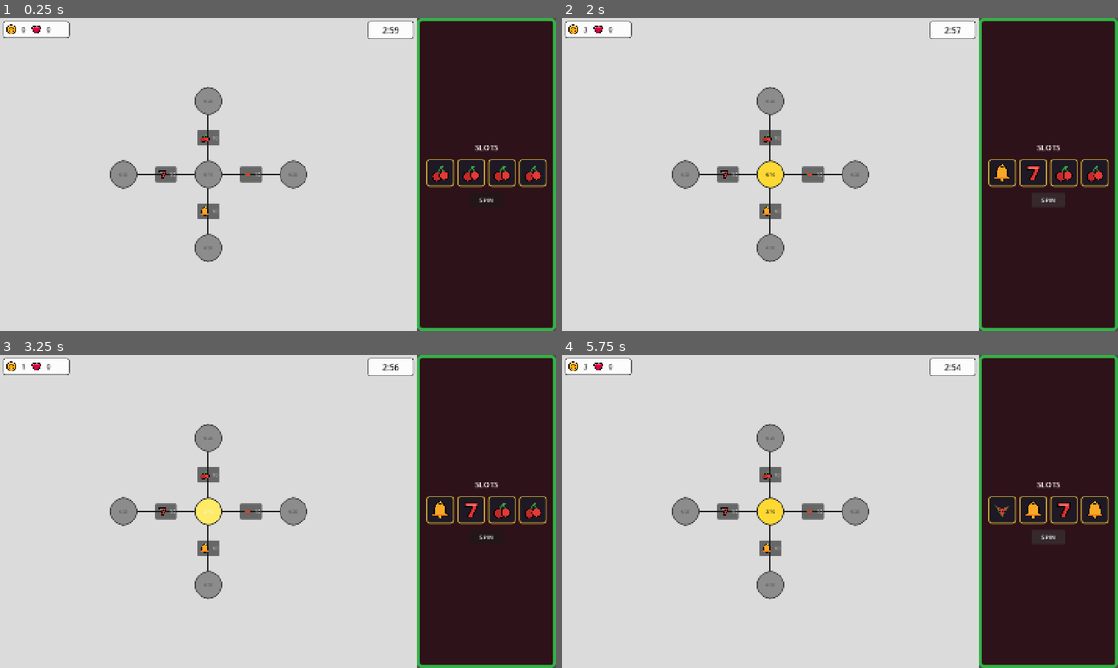
Above: before the commit, frames 1-4 (two rows, left to right).
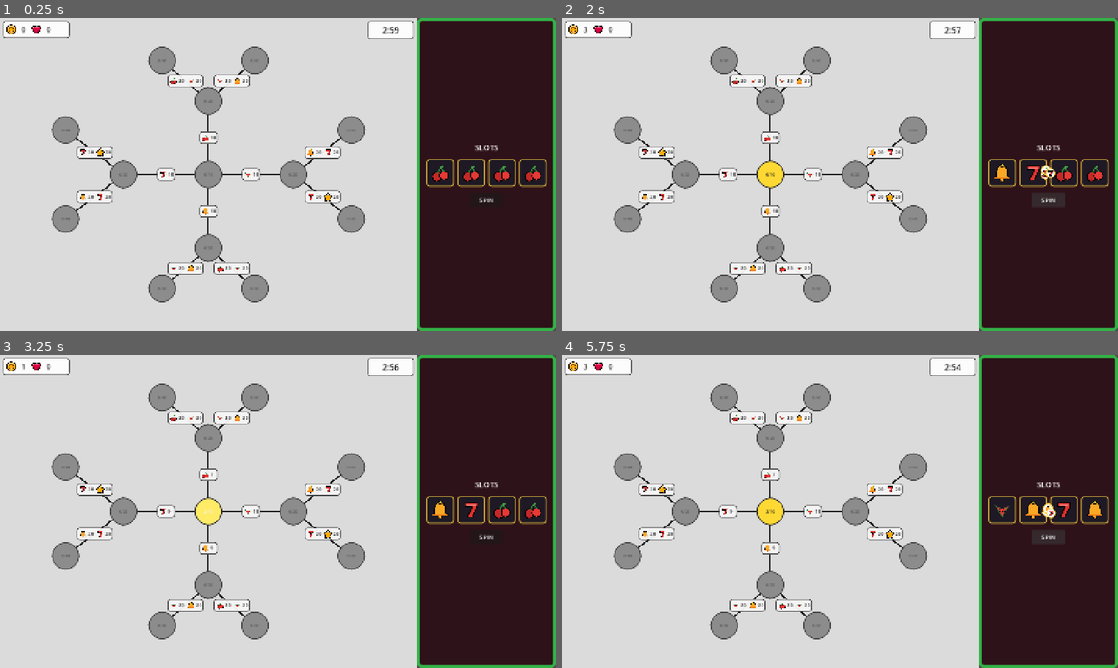
Above: after the commit, the same moments.

Repository: SorenKronborg/CasinoSlots
Game: Godot game, scene res://scenes/game/game.tscn
The game is run twice, just before and just after one commit, with the same random seed, the same clock (stepped at 60 frames per second) and the same inputs.
Inputs:
- Up to frame 1 (0.25 s): no input
- Up to frame 2 (2 s): click "SPIN" at 0.5 s
- Up to frame 3 (3.25 s): click "0/10" at 2 s; click "1/10" at 2.75 s
- Up to frame 4 (5.75 s): click "2/10" at 3.5 s; click "SPIN" at 4.25 s

The runs differ from the first frame. In frame 1, 5.6% of the frame differs, in the area x 9-66%, y 9-91%; in frame 2, 5.7%; in frame 3, 5.6%; in frame 4, 5.7%, in the area x 9-89%, y 9-91%.

Commit message:
added features to level 1

Diff:
--- a/resources/levels/level_01.tres
+++ b/resources/levels/level_01.tres
@@ -44,6 +44,70 @@
 is_start = false
 coin_cost = 20
 
+[sub_resource type="Resource" id="NodeNorthWest"]
+script = ExtResource("2_node")
+id = &"north_west"
+position = Vector2(360, 45)
+label = "NW"
+is_start = false
+coin_cost = 40
+
+[sub_resource type="Resource" id="NodeNorthEast"]
+script = ExtResource("2_node")
+id = &"north_east"
+position = Vector2(600, 45)
+label = "NE"
+is_start = false
+coin_cost = 40
+
+[sub_resource type="Resource" id="NodeEastNorth"]
+script = ExtResource("2_node")
+id = &"east_north"
+position = Vector2(850, 225)
+label = "EN"
+is_start = false
+coin_cost = 40
+
+[sub_resource type="Resource" id="NodeEastSouth"]
+script = ExtResource("2_node")
+id = &"east_south"
+position = Vector2(850, 455)
+label = "ES"
+is_start = false
+coin_cost = 40
+
+[sub_resource type="Resource" id="NodeSouthEast"]
+script = ExtResource("2_node")
+id = &"south_east"
+position = Vector2(600, 635)
+label = "SE"
+is_start = false
+coin_cost = 40
+
+[sub_resource type="Resource" id="NodeSouthWest"]
+script = ExtResource("2_node")
+id = &"south_west"
+position = Vector2(360, 635)
+label = "SW"
+is_start = false
+coin_cost = 40
+
+[sub_resource type="Resource" id="NodeWestSouth"]
+script = ExtResource("2_node")
+id = &"west_south"
+position = Vector2(110, 455)
+label = "WS"
+is_start = false
+coin_cost = 40
+
+[sub_resource type="Resource" id="NodeWestNorth"]
+script = ExtResource("2_node")
+id = &"west_north"
+position = Vector2(110, 225)
+label = "WN"
+is_start = false
+coin_cost = 40
+
 [sub_resource type="Resource" id="EdgeNorth"]
 script = ExtResource("3_edge")
 id = &"to_north"
@@ -79,8 +143,96 @@
 locked = true
 lock_symbol = 3
 lock_amount = 10
+
+[sub_resource type="Resource" id="EdgeNorthWest"]
+script = ExtResource("3_edge")
+id = &"north_to_north_west"
+from_id = &"north"
+to_id = &"north_west"
+locked = true
+lock_symbol = 0
+lock_amount = 20
+lock_symbol_2 = 1
+lock_amount_2 = 20
+
+[sub_resource type="Resource" id="EdgeNorthEast"]
+script = ExtResource("3_edge")
+id = &"north_to_north_east"
+from_id = &"north"
+to_id = &"north_east"
+locked = true
+lock_symbol = 1
+lock_amount = 20
+lock_symbol_2 = 2
+lock_amount_2 = 20
+
+[sub_resource type="Resource" id="EdgeEastNorth"]
+script = ExtResource("3_edge")
+id = &"east_to_east_north"
+from_id = &"east"
+to_id = &"east_north"
+locked = true
+lock_symbol = 2
+lock_amount = 20
+lock_symbol_2 = 3
+lock_amount_2 = 20
+
+[sub_resource type="Resource" id="EdgeEastSouth"]
+script = ExtResource("3_edge")
+id = &"east_to_east_south"
+from_id = &"east"
+to_id = &"east_south"
+locked = true
+lock_symbol = 3
+lock_amount = 20
+lock_symbol_2 = 4
+lock_amount_2 = 20
+
+[sub_resource type="Resource" id="EdgeSouthEast"]
+script = ExtResource("3_edge")
+id = &"south_to_south_east"
+from_id = &"south"
+to_id = &"south_east"
+locked = true
+lock_symbol = 0
+lock_amount = 20
+lock_symbol_2 = 1
+lock_amount_2 = 20
+
+[sub_resource type="Resource" id="EdgeSouthWest"]
+script = ExtResource("3_edge")
+id = &"south_to_south_west"
+from_id = &"south"
+to_id = &"south_west"
+locked = true
+lock_symbol = 1
+lock_amount = 20
+lock_symbol_2 = 2
+lock_amount_2 = 20
+
+[sub_resource type="Resource" id="EdgeWestSouth"]
+script = ExtResource("3_edge")
+id = &"west_to_west_south"
+from_id = &"west"
+to_id = &"west_south"
+locked = true
+lock_symbol = 2
+lock_amount = 20
+lock_symbol_2 = 3
+lock_amount_2 = 20
+
+[sub_resource type="Resource" id="EdgeWestNorth"]
+script = ExtResource("3_edge")
+id = &"west_to_west_north"
+from_id = &"west"
+to_id = &"west_north"
+locked = true
+lock_symbol = 3
+lock_amount = 20
+lock_symbol_2 = 4
+lock_amount_2 = 20
 
 [resource]
 script = ExtResource("1_def")
-nodes = Array[ExtResource("2_node")]([SubResource("NodeCente …(65 unchanged characters)… ce("NodeSouth"), SubResource("NodeWest")])
-edges = Array[ExtResource("3_edge")]([SubResource("EdgeNorth"), SubResource("EdgeEast"), SubResource("EdgeSouth"), SubResource("EdgeWest")])
+nodes = Array[ExtResource("2_node")]([SubResource("NodeCente …(65 unchanged characters)… ce("NodeSouth"), SubResource("NodeWest"), SubResource("NodeNorthWest"), SubResource("NodeNorthEast"), SubResource("NodeEastNorth"), SubResource("NodeEastSouth"), SubResource("NodeSouthEast"), SubResource("NodeSouthWest"), SubResource("NodeWestSouth"), SubResource("NodeWestNorth")])
+edges = Array[ExtResource("3_edge")]([SubResource("EdgeNorth"), SubResource("EdgeEast"), SubResource("EdgeSouth"), SubResource("EdgeWest"), SubResource("EdgeNorthWest"), SubResource("EdgeNorthEast"), SubResource("EdgeEastNorth"), SubResource("EdgeEastSouth"), SubResource("EdgeSouthEast"), SubResource("EdgeSouthWest"), SubResource("EdgeWestSouth"), SubResource("EdgeWestNorth")])
--- a/scripts/data/graph_edge_data.gd
+++ b/scripts/data/graph_edge_data.gd
@@ -7,3 +7,6 @@
 @export var locked: bool = true
 @export var lock_symbol: int = 0
 @export var lock_amount: int = 10
+## Set to -1 for a lock with only one resource requirement.
+@export var lock_symbol_2: int = -1
+@export var lock_amount_2: int = 0
--- a/scripts/fx/resource_flight.gd
+++ b/scripts/fx/resource_flight.gd
@@ -1,32 +1,45 @@
 class_name ResourceFlight
 extends CanvasLayer
 
-const ICON_SIZE := Vector2(32, 32)
+const TOKEN_SIZE := Vector2(26, 26)
+const ICON_SIZE := Vector2(20, 20)
 const FLIGHT_TIME := 0.55
 const STAGGER := 0.05
 
 
 func fly(kind: int, count: int, from_global: Vector2, to_global: Vector2, arrived: Callable) -> void:
 	for i in count:
+		var token := PanelContainer.new()
+		token.custom_minimum_size = TOKEN_SIZE
+		token.size = TOKEN_SIZE
+		token.mouse_filter = Control.MOUSE_FILTER_IGNORE
+		token.z_index = 20
+		token.pivot_offset = TOKEN_SIZE * 0.5
+		var style := StyleBoxFlat.new()
+		style.bg_color = Color(1, 1, 1, 0.96)
+		style.set_border_width_all(2)
+		style.border_color = Color(1, 0.78, 0.18, 1)
+		style.set_corner_radius_all(13)
+		style.set_content_margin_all(3)
+		token.add_theme_stylebox_override("panel", style)
 		var icon := TextureRect.new()
 		icon.texture = Symbols.texture(kind)
 		icon.custom_minimum_size = ICON_SIZE
-		icon.size = ICON_SIZE
 		icon.expand_mode = TextureRect.EXPAND_IGNORE_SIZE
 		icon.stretch_mode = TextureRect.STRETCH_KEEP_ASPECT_CENTERED
 		icon.mouse_filter = Control.MOUSE_FILTER_IGNORE
-		icon.z_index = 20
-		var jitter := Vector2(randf_range(-18.0, 18.0), randf_range(-18.0, 18.0))
-		icon.global_position = from_global - ICON_SIZE * 0.5 + jitter
-		add_child(icon)
+		token.add_child(icon)
+		var jitter := Vector2(randf_range(-10.0, 10.0), randf_range(-10.0, 10.0))
+		token.global_position = from_global - TOKEN_SIZE * 0.5 + jitter
+		add_child(token)
 		var tween := create_tween()
 		tween.set_pause_mode(Tween.TWEEN_PAUSE_PROCESS)
 		tween.tween_interval(float(i) * STAGGER)
-		tween.tween_property(icon, "global_position", to_global - ICON_SIZE * 0.5, FLIGHT_TIME) \
+		tween.tween_property(token, "global_position", to_global - TOKEN_SIZE * 0.5, FLIGHT_TIME) \
 			.set_trans(Tween.TRANS_CUBIC) \
 			.set_ease(Tween.EASE_IN)
-		tween.parallel().tween_property(icon, "scale", Vector2(0.7, 0.7), FLIGHT_TIME)
+		tween.parallel().tween_property(token, "scale", Vector2(0.75, 0.75), FLIGHT_TIME)
 		tween.tween_callback(func() -> void:
 			arrived.call()
-			icon.queue_free()
+			token.queue_free()
 		)
--- a/scripts/game/game.gd
+++ b/scripts/game/game.gd
@@ -40,6 +40,7 @@
 		var deliveries: Array[LockDelivery] = _level.allocate_winnings(kind, amount)
 		for delivery in deliveries:
 			var edge := delivery.edge
-			_flight.fly(kind, delivery.count, origin, edge.lock_center_global(), func() -> void:
-				_level.credit_lock(edge, 1)
+			var delivery_kind := delivery.kind
+			_flight.fly(delivery_kind, delivery.count, origin, edge.lock_center_global(delivery_kind), func() -> void:
+				_level.credit_lock(edge, delivery_kind, 1)
 			)
--- a/scripts/level/graph_edge.gd
+++ b/scripts/level/graph_edge.gd
@@ -1,19 +1,18 @@
 class_name GraphEdgeView
 extends Control
-
-const LOCK_TEXTURE := preload("res://assets/icons/lock.svg")
 
 var edge_id: StringName
 var from_id: StringName
 var to_id: StringName
 var locked: bool = true
-var lock_symbol: int = 0
-var lock_amount: int = 10
-var remaining: int = 10
-var _in_flight: int = 0
+var lock_symbols: PackedInt32Array = PackedInt32Array()
+var remaining: PackedInt32Array = PackedInt32Array()
+var _in_flight: PackedInt32Array = PackedInt32Array()
 
 var _line: Line2D
-var _lock_button: Button
+var _lock_panel: PanelContainer
+var _requirement_labels: Array[Label] = []
+var _requirement_views: Array[Control] = []
 
 
 func _ready() -> void:
@@ -25,29 +24,60 @@
 	_line.begin_cap_mode = Line2D.LINE_CAP_ROUND
 	_line.end_cap_mode = Line2D.LINE_CAP_ROUND
 	add_child(_line)
-	_lock_button = Button.new()
-	_lock_button.custom_minimum_size = Vector2(56, 40)
-	_lock_button.focus_mode = Control.FOCUS_NONE
-	_lock_button.icon = LOCK_TEXTURE
-	_lock_button.expand_icon = true
-	_lock_button.mouse_filter = Control.MOUSE_FILTER_IGNORE
-	_lock_button.add_theme_font_size_override("font_size", 12)
-	add_child(_lock_button)
+	_lock_panel = PanelContainer.new()
+	_lock_panel.mouse_filter = Control.MOUSE_FILTER_IGNORE
+	var style := StyleBoxFlat.new()
+	style.bg_color = Color(0.96, 0.96, 0.96, 0.96)
+	style.set_border_width_all(2)
+	style.border_color = Color(0.25, 0.25, 0.25, 1)
+	style.set_corner_radius_all(7)
+	style.set_content_margin_all(5)
+	_lock_panel.add_theme_stylebox_override("panel", style)
+	add_child(_lock_panel)
 
 
 func setup(data: GraphEdgeData, from_center: Vector2, to_center: Vector2) -> void:
 	edge_id = data.id
 	from_id = data.from_id
 	to_id = data.to_id
-	lock_symbol = data.lock_symbol
-	lock_amount = data.lock_amount
-	remaining = data.lock_amount
 	if _line == null:
 		await ready
-	_lock_button.icon = Symbols.texture(lock_symbol)
-	_refresh_label()
+	lock_symbols = PackedInt32Array([data.lock_symbol])
+	remaining = PackedInt32Array([data.lock_amount])
+	if data.lock_symbol_2 >= 0 and data.lock_amount_2 > 0:
+		lock_symbols.append(data.lock_symbol_2)
+		remaining.append(data.lock_amount_2)
+	_in_flight.resize(lock_symbols.size())
+	_build_requirements()
 	set_endpoints(from_center, to_center)
 	set_locked(data.locked)
+
+
+func _build_requirements() -> void:
+	for child in _lock_panel.get_children():
+		child.queue_free()
+	_requirement_labels.clear()
+	_requirement_views.clear()
+	var row := HBoxContainer.new()
+	row.add_theme_constant_override("separation", 7)
+	_lock_panel.add_child(row)
+	for index in lock_symbols.size():
+		var requirement := HBoxContainer.new()
+		requirement.add_theme_constant_override("separation", 2)
+		row.add_child(requirement)
+		var icon := TextureRect.new()
+		icon.texture = Symbols.texture(lock_symbols[index])
+		icon.custom_minimum_size = Vector2(22, 22)
+		icon.expand_mode = TextureRect.EXPAND_IGNORE_SIZE
+		icon.stretch_mode = TextureRect.STRETCH_KEEP_ASPECT_CENTERED
+		requirement.add_child(icon)
+		var label := Label.new()
+		label.add_theme_color_override("font_color", Color(0.1, 0.1, 0.1, 1))
+		label.add_theme_font_size_override("font_size", 12)
+		requirement.add_child(label)
+		_requirement_labels.append(label)
+		_requirement_views.append(requirement)
+	_refresh_labels()
 
 
 func set_endpoints(from_center: Vector2, to_center: Vector2) -> void:
@@ -55,41 +85,61 @@
 		return
 	_line.points = PackedVector2Array([from_center, to_center])
 	var midpoint := from_center.lerp(to_center, 0.5)
-	_lock_button.position = midpoint - _lock_button.custom_minimum_size * 0.5
+	_lock_panel.reset_size()
+	_lock_panel.position = midpoint - _lock_panel.size * 0.5
 
 
 func set_locked(value: bool) -> void:
 	locked = value
-	if _lock_button:
-		_lock_button.visible = locked
+	if _lock_panel:
+		_lock_panel.visible = locked
 	if _line:
 		_line.default_color = Color(0.12, 0.12, 0.12, 1) if locked else Color(0.35, 0.7, 0.3, 1)
 
 
-func lock_center_global() -> Vector2:
-	if _lock_button == null:
+func lock_center_global(kind: int) -> Vector2:
+	var index := lock_symbols.find(kind)
+	if index >= 0 and index < _requirement_views.size():
+		return _requirement_views[index].get_global_rect().get_center()
+	if _lock_panel == null:
 		return global_position
-	return _lock_button.get_global_rect().get_center()
+	return _lock_panel.get_global_rect().get_center()
 
 
-func open_capacity() -> int:
-	return remaining - _in_flight
+func open_capacity(kind: int) -> int:
+	var index := lock_symbols.find(kind)
+	if index < 0:
+		return 0
+	return remaining[index] - _in_flight[index]
 
 
-func reserve(amount: int) -> int:
-	var taken := mini(amount, open_capacity())
-	_in_flight += taken
+func reserve(kind: int, amount: int) -> int:
+	var index := lock_symbols.find(kind)
+	if index < 0:
+		return 0
+	var taken := mini(amount, open_capacity(kind))
+	_in_flight[index] += taken
 	return taken
 
 
-func apply_payment(amount: int) -> int:
-	var taken := mini(amount, remaining)
-	remaining -= taken
-	_in_flight = maxi(_in_flight - taken, 0)
-	_refresh_label()
+func apply_payment(kind: int, amount: int) -> int:
+	var index := lock_symbols.find(kind)
+	if index < 0:
+		return 0
+	var taken := mini(amount, remaining[index])
+	remaining[index] -= taken
+	_in_flight[index] = maxi(_in_flight[index] - taken, 0)
+	_refresh_labels()
 	return taken
 
 
-func _refresh_label() -> void:
-	if _lock_button:
-		_lock_button.text = str(remaining)
+func is_fully_paid() -> bool:
+	for amount in remaining:
+		if amount > 0:
+			return false
+	return true
+
+
+func _refresh_labels() -> void:
+	for index in _requirement_labels.size():
+		_requirement_labels[index].text = str(remaining[index])
--- a/scripts/level/level_graph.gd
+++ b/scripts/level/level_graph.gd
@@ -113,10 +113,9 @@
 
 
 func is_lock_open_for(kind: int, edge: GraphEdgeView) -> bool:
-	if not edge.locked or edge.open_capacity() <= 0 or edge.lock_symbol != kind:
-		return false
-	var from_node: GraphNodeView = _nodes.get(edge.from_id)
-	return from_node != null and from_node.is_paid()
+	## Locks accept resources immediately; paying the source circle is no longer
+	## a prerequisite.
+	return edge.locked and edge.open_capacity(kind) > 0
 
 
 ## Reserves as much of a win as the open locks can still take. Anything left
@@ -129,19 +128,19 @@
 			break
 		if not is_lock_open_for(kind, edge):
 			continue
-		var taken := edge.reserve(leftover)
+		var taken := edge.reserve(kind, leftover)
 		if taken <= 0:
 			continue
-		deliveries.append(LockDelivery.new(edge, taken))
+		deliveries.append(LockDelivery.new(edge, kind, taken))
 		leftover -= taken
 	return deliveries
 
 
-func credit_lock(edge: GraphEdgeView, amount: int) -> void:
+func credit_lock(edge: GraphEdgeView, kind: int, amount: int) -> void:
 	if edge == null:
 		return
-	edge.apply_payment(amount)
-	if edge.remaining <= 0 and edge.locked:
+	edge.apply_payment(kind, amount)
+	if edge.is_fully_paid() and edge.locked:
 		unlock_edge(edge.edge_id)
 
 
--- a/scripts/level/lock_delivery.gd
+++ b/scripts/level/lock_delivery.gd
@@ -5,9 +5,11 @@
 ## there, and which lock they pay into on arrival.
 
 var edge: GraphEdgeView
+var kind: int
 var count: int
 
 
-func _init(target: GraphEdgeView = null, amount: int = 0) -> void:
+func _init(target: GraphEdgeView = null, resource_kind: int = 0, amount: int = 0) -> void:
 	edge = target
+	kind = resource_kind
 	count = amount
Not shown: 1 places in resources/levels/level_01.tres that only renumber resources
